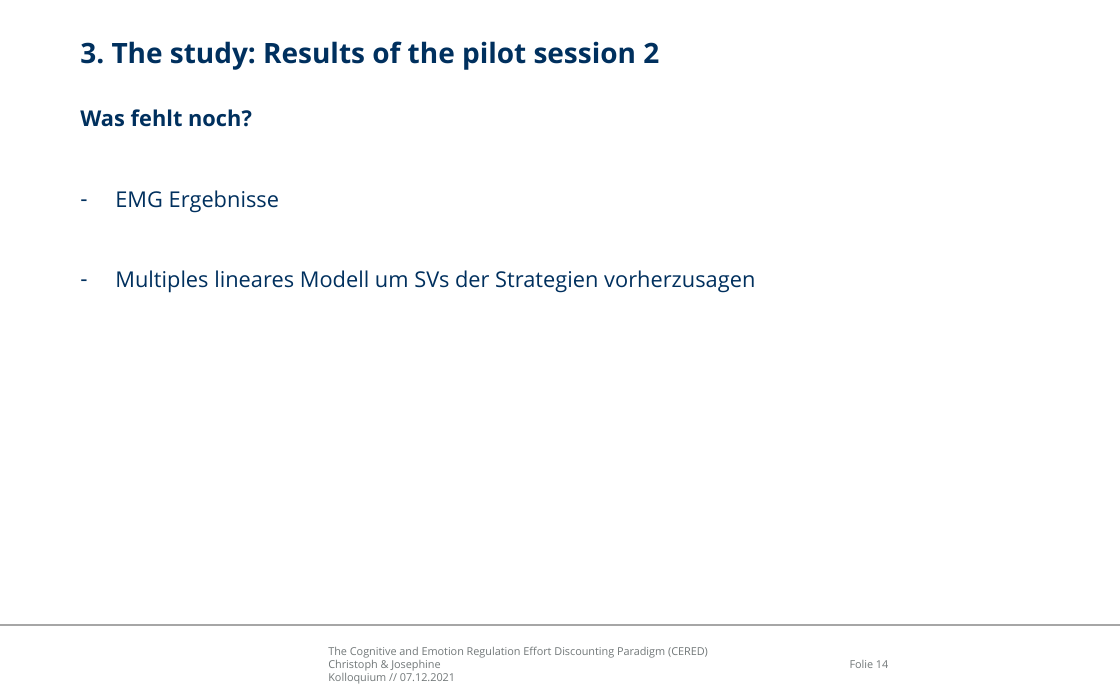
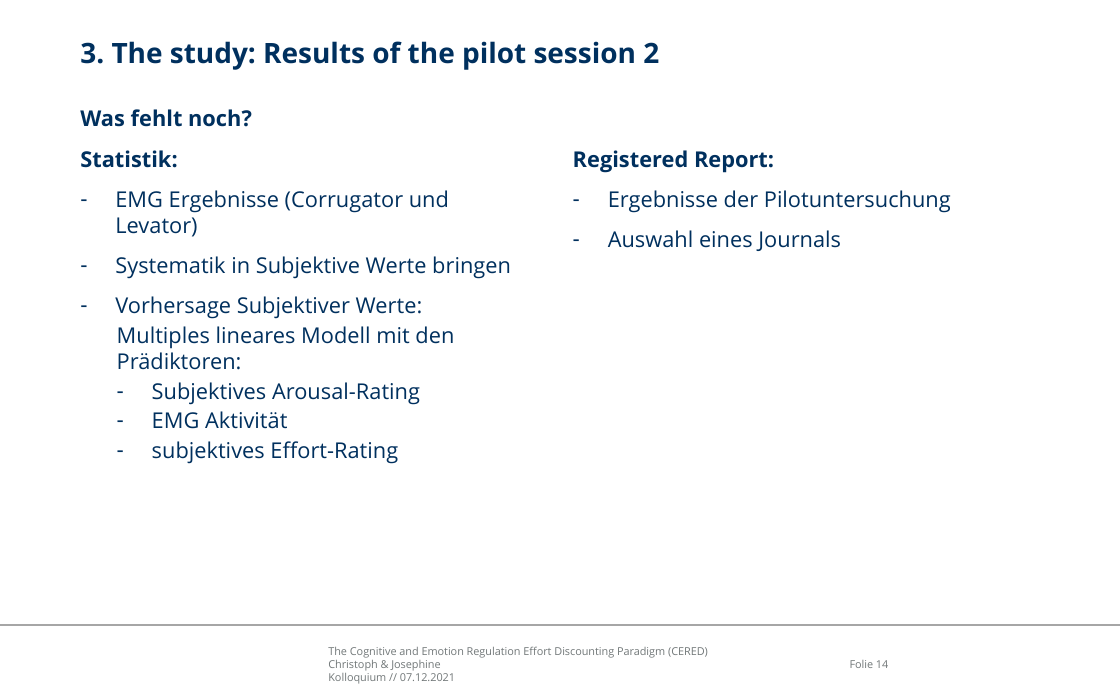
Before and after one commit to ChScheffel/CAD, a slide deck: slide 14 of 99_Thinktank/Talks/21-12-07_Kolloquium/CERED_Presentation.pptx. Drawn at 1120x700 pixels with LibreOffice and Linux fonts; fonts in the diff are those of the drawing; background and template pictures are left out. Boxes give left, top, right and bottom in pixels: in the first picture for what was removed or moved away, otherwise in the second. Text is boxed around its words. In the diff, an @@ line names an element or a change of style, - is before the commit and + after.

```diff
--- a/99_Thinktank/Talks/21-12-07_Kolloquium/CERED_Presentation.pptx
+++ b/99_Thinktank/Talks/21-12-07_Kolloquium/CERED_Presentation.pptx
@@ text at (x1=80, y1=150, x2=511, y2=464): text changed @@
-– EMG Ergebnisse
-– Multiples lineares Modell um SVs der Strategien vorherzusagen
+Statistik:
+– EMG Ergebnisse (Corrugator und Levator)
+– Systematik in Subjektive Werte bringen
+– Vorhersage Subjektiver Werte:
+  Multiples lineares Modell mit den Prädiktoren:
+  – Subjektives Arousal-Rating
+  – EMG Aktivität
+  – subjektives Effort-Rating
@@ text added at (x1=573, y1=150, x2=951, y2=251), 14 pt, text #00305E @@
+Registered Report:
+– Ergebnisse der Pilotuntersuchung
+– Auswahl eines Journals
```
Also in this commit, not shown: 2 other slides changed, 1 slide added.
